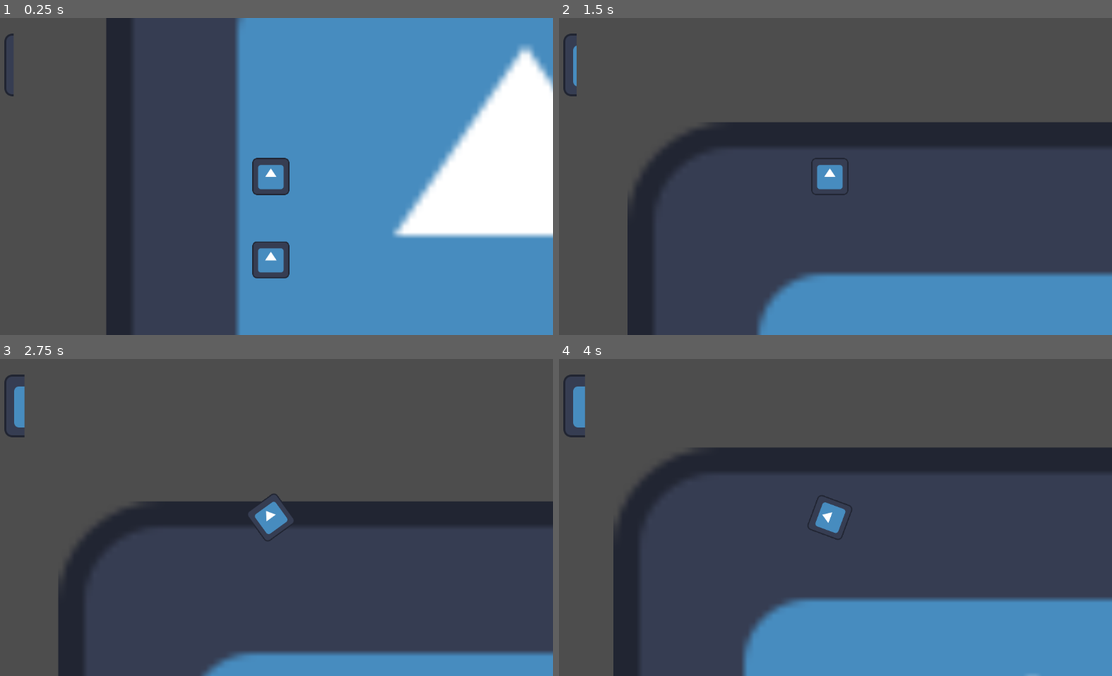
Above: before the commit, frames 1-4 (two rows, left to right).
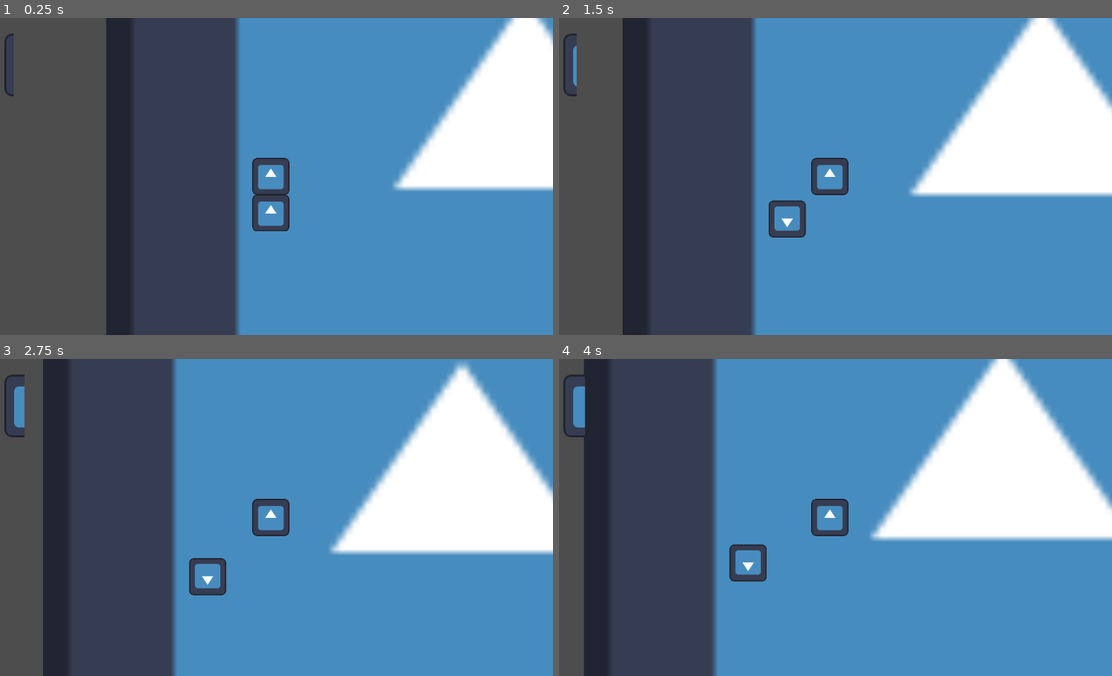
Above: after the commit, the same moments.

Repository: Eagleast/No_platform_the_game
Game: Godot game, scene res://Scenes/jumper_scene.tscn
Same seed, same stepped clock (60 frames per second), same inputs: the game is played once before the commit and once after it. The engine's default icon, where the game draws it, is replaced by a stand-in: a white triangle on a blue panel in a dark square.
Inputs (mouse positions are in pixels of both pictures, inside the frame that each line leads up to):
- Up to frame 1 (0.25 s): no input
- Up to frame 2 (1.5 s): move the mouse to (951, 160) at 0.52 s; tap Space (jump) at 0.6, 0.77, 1.07, 1.35 s; move the mouse to (719, 192) at 1.27 s
- Up to frame 3 (2.75 s): tap Space (jump) at 1.52, 1.82, 2.1 s; move the mouse to (326, 447) at 2.02 s
- Up to frame 4 (4 s): move the mouse to (802, 580) at 2.77 s; tap Space (jump) at 2.85, 3.02, 3.32, 3.6, 3.77 s; move the mouse to (1001, 565) at 3.52 s

The runs differ from the first frame. In frame 1, 9.9% of the frame differs, in the area x 43-100%, y 0-83%; in frame 2, 57%; in frame 3, 71%, in the area x 7-100%, y 0-100%; in frame 4, 65%.

Commit message:
pushpushpush
uiuiuiu

Diff:
--- a/Scenes/Ui/ui.gd
+++ b/Scenes/Ui/ui.gd
@@ -4,5 +4,4 @@
 
 
 func _on_fuel_lvl(fuel_lvl_player, max_fuel_player):
-	print("emited")
 	fuel_lvl.value = fuel_lvl_player / max_fuel_player
--- /dev/null
+++ b/Scenes/player/bumper_timer.gd
@@ -0,0 +1 @@
+extends Timer
--- a/Scenes/player/jumper.gd
+++ b/Scenes/player/jumper.gd
@@ -1,9 +1,12 @@
 extends RigidBody2D
 
 signal fuel_lvl()
+signal bumped()
 
+@onready var bumper_timer = $bumper_timer
 @onready var sprite_2d = $Sprite2D
 
+var prev_vel = 0
 var moving = true
 var starting_pos = Vector2(0,0)
 var thruster_speed = 600
@@ -18,21 +21,24 @@
 @export var booster_speed = 600
 @export var max_speed = 1000
 
-@export var bumpiness = 300
+@export var bumpiness = 2
 
 func _ready():
 	thruster_speed = base_thruster_speed
 	position = starting_pos
 	set_contact_monitor(true)
 	set_max_contacts_reported(5)
+	lock_rotation = true
+
+func _physics_process(delta):
+
+	move() #makes the player move
+	bump(prev_vel) #handles bumps with other players or environement
+	prev_vel = linear_velocity #needed so we dont use uptated velocitys when coliding.
 
 func _process(delta):
 
 	handle_inputs() #handles input presses
-
-	bump() #handles bumps with other players or environement
-
-	move() #makes the player move
 
 	boost(delta)
 
@@ -40,7 +46,15 @@
 
 func print_debbug():
 	#print(thruster_speed)
-	print(booster_fuel)
+	#print(booster_fuel)
+	pass
+func handle_inputs():
+	if Input.is_action_pressed("reset"):
+		game_over()
+	if Input.is_action_just_pressed( "jump"):
+		try_boost()
+	if Input.is_action_just_released("jump"):
+		stop_boost()
 
 func boost(delta):
 	if is_boosting:
@@ -56,7 +70,6 @@
 			booster_fuel = max_booster_fuel
 	fuel_lvl.emit(booster_fuel, max_booster_fuel)
 
-
 func try_boost():
 	if booster_fuel > 0 and not is_boosting:
 		is_boosting = true
@@ -65,29 +78,21 @@
 	is_boosting = false
 	thruster_speed = base_thruster_speed
 
-func handle_inputs():
-	if Input.is_action_pressed("reset"):
-		game_over()
-	if Input.is_action_just_pressed( "jump"):
-		try_boost()
-	if Input.is_action_just_released("jump"):
-		stop_boost()
-
-func bump():
+func bump(speed):
 	if get_contact_count() > 0: #contact interactions
 		var colliding_bodies = get_colliding_bodies()
 		for i in len(colliding_bodies):
-			print(i)
-			if colliding_bodies[i].is_in_group("player"):
+			var collider = colliding_bodies[i]
+			if collider.is_in_group("player") and collider.bumpable:
+				collider.stop_bump()
 				var collider_dir = get_collider_dir(colliding_bodies[i])
-				apply_central_impulse(collider_dir.normalized() * bumpiness)
-				print("coliding with : ", colliding_bodies[i])
+				apply_central_impulse(collider_dir.normalized() * (speed.length() + 1) * bumpiness)
+				print("linear velocity : ", speed.length())
 			else:
 				pass
 
 func get_collider_dir(collider):
-	var global_dir = global_position - collider.global_position
-	print(global_dir)
+	var global_dir : Vector2 = global_position - collider.global_position
 	return global_dir
 
 func get_mouse_dir():
--- /dev/null
+++ b/Scenes/world/bumper.gd
@@ -0,0 +1,17 @@
+extends RigidBody2D
+@onready var timer = $Timer
+@onready var sprite_2d = $Sprite2D
+
+var bumpable = true
+
+func _ready():
+	lock_rotation = true
+
+func stop_bump():
+	sprite_2d.flip_v = false
+	bumpable = false
+	timer.start()
+
+func _on_timer_timeout():
+	sprite_2d.flip_v = true
+	bumpable = true
--- a/Scenes/world/bumper.tscn
+++ b/Scenes/world/bumper.tscn
@@ -1,5 +1,6 @@
-[gd_scene load_steps=3 format=3 uid="uid://ccih1ofbh8min"]
+[gd_scene load_steps=4 format=3 uid="uid://ccih1ofbh8min"]
 
+[ext_resource type="Script" path="res://Scenes/world/bumper.gd" id="1_g6a0h"]
 [ext_resource type="Texture2D" uid="uid://brtt04gm73rop" path="res://icon.svg" id="1_nophc"]
 
 [sub_resource type="CircleShape2D" id="CircleShape2D_sash4"]
@@ -7,9 +8,15 @@
 
 [node name="RigidBody2D" type="RigidBody2D" groups=["player"]]
 gravity_scale = 1.66533e-16
+script = ExtResource("1_g6a0h")
 
 [node name="Sprite2D" type="Sprite2D" parent="."]
 texture = ExtResource("1_nophc")
 
 [node name="CollisionShape2D" type="CollisionShape2D" parent="." groups=["player"]]
 shape = SubResource("CircleShape2D_sash4")
+
+[node name="Timer" type="Timer" parent="."]
+one_shot = true
+
+[connection signal="timeout" from="Timer" to="." method="_on_timer_timeout"]
